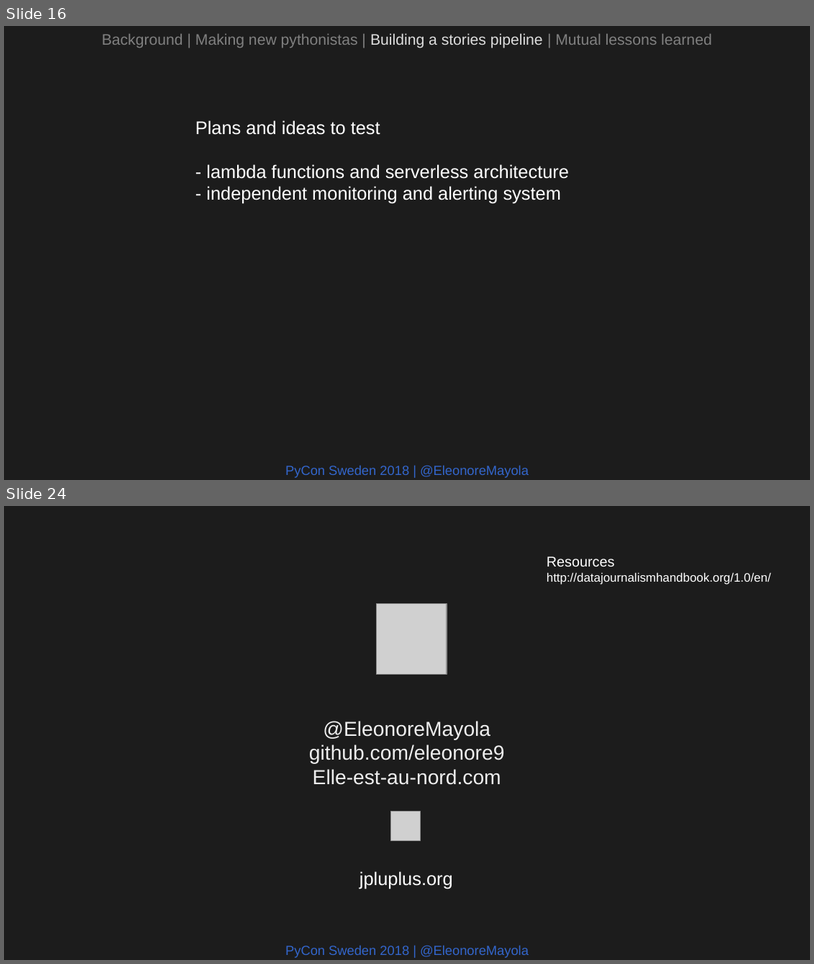
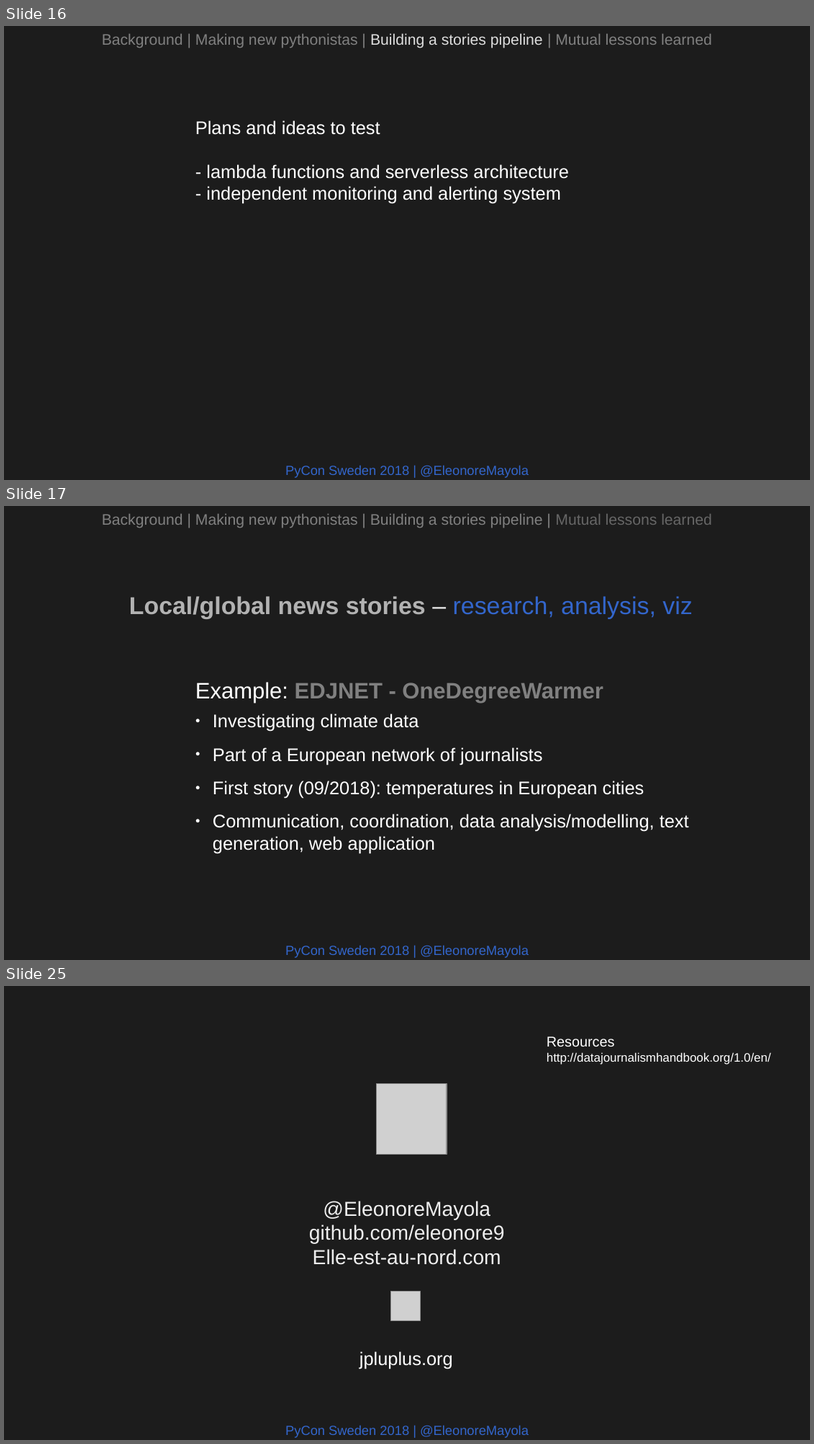
Before and after one commit to Eleonore9/-pyconse18, a slide deck: pyconse2018.odp. Shown one above the other, each under a label of ours: slides 16 and 24 before the commit, slides 16, 17 and 25 after it; the slides between them are not shown. The pictures are 814x964 and 814x1444 pixels, drawn with LibreOffice and Linux fonts; fonts in the diff are those of the drawing; grey boxes stand for pictures. Boxes give left, top, right and bottom in pixels: in the first picture for what was removed or moved away, otherwise in the second. Text is boxed around its words. In the diff, an @@ line names an element or a change of style, - is before the commit and + after.

```diff
--- a/pyconse2018.odp
+++ b/pyconse2018.odp
@@ slide 17 added at [4, 506, 810, 960], background #1C1C1C @@
@@ text added at [102, 514, 712, 528], 15 pt, text #808080 @@
+Background | Making new pythonistas | Building a stories pipeline | Mutual lessons learned
@@ text added at [129, 596, 692, 619], 24 pt, text #B2B2B2, bold @@
+Local/global news stories – research, analysis, viz
@@ text added at [196, 682, 689, 831], 18 pt, text #FFFFFF @@
+Example: EDJNET - OneDegreeWarmer
+● Investigating climate data
+● Part of a European network of journalists
+● First story (09/2018): temperatures in European cities
+● Communication, coordination, data analysis/modelling, text generation, web application
@@ text added at [286, 944, 529, 957], 13 pt, text #3366CC @@
+PyCon Sweden 2018 | @EleonoreMayola
@@ what was slide 24 is now slide 25 @@
```
Also in this commit, not shown: 8 slides changed.
